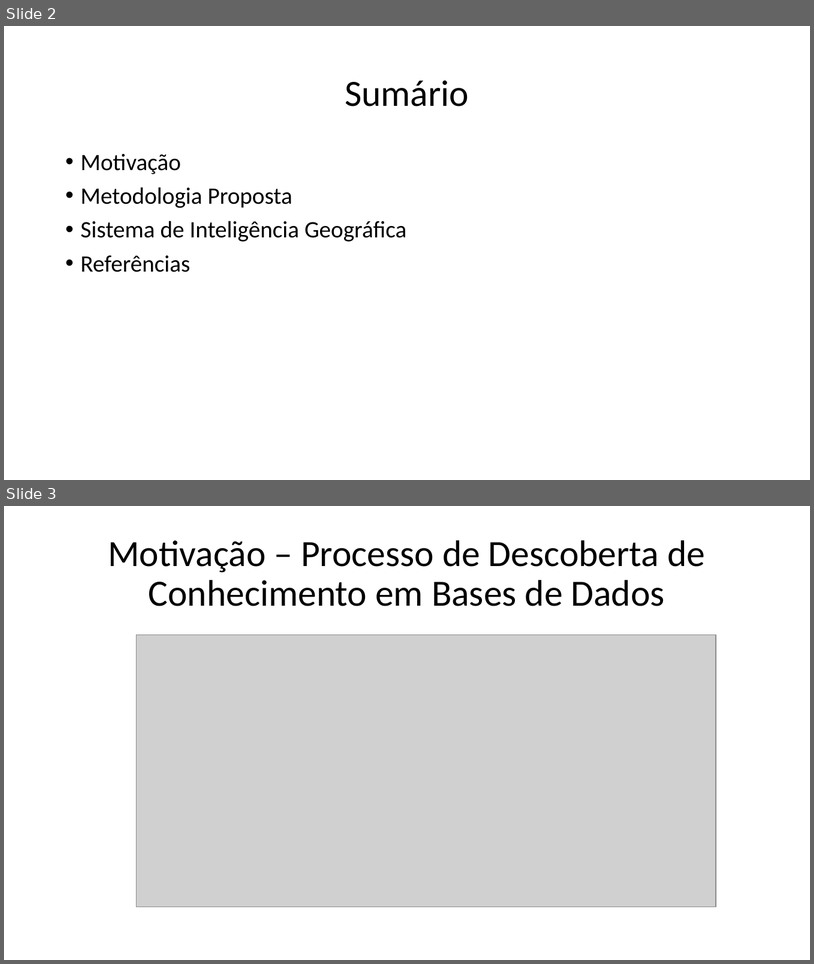
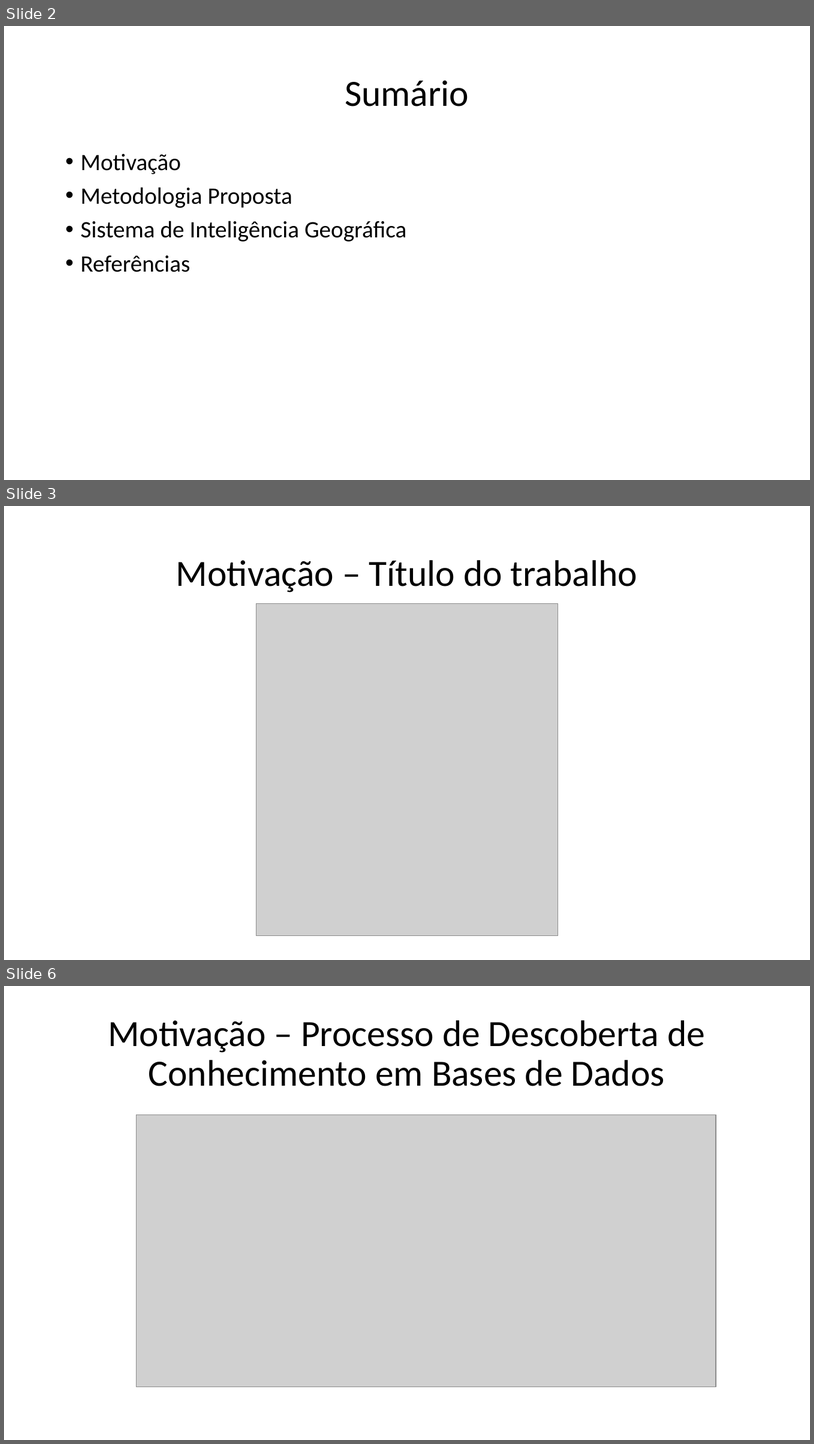
Before and after one commit to TavaresCarlos/TerrainIntelGIS, a slide deck: escrita/seminários/apresentacao.pptx. Shown one above the other, each under a label of ours: slides 2 and 3 before the commit, slides 2, 3 and 6 after it; the slides between them are not shown. The pictures are 814x964 and 814x1444 pixels, drawn with LibreOffice and Linux fonts; fonts in the diff are those of the drawing; grey boxes stand for pictures. Boxes give left, top, right and bottom in pixels: in the first picture for what was removed or moved away, otherwise in the second. Text is boxed around its words. In the diff, an @@ line names an element or a change of style, - is before the commit and + after.

```diff
--- a/escrita/seminários/apresentacao.pptx
+++ b/escrita/seminários/apresentacao.pptx
@@ slide 3 added at (4, 506, 810, 960), background #FFFFFF @@
@@ title added at (176, 560, 638, 592), 44 pt, text #000000 @@
+Motivação – Título do trabalho
@@ picture added at (256, 603, 558, 936) @@
@@ what was slide 3 is now slide 6 @@
```
Also in this commit, not shown: 1 slide changed, 4 other slides added, 19 other files.
